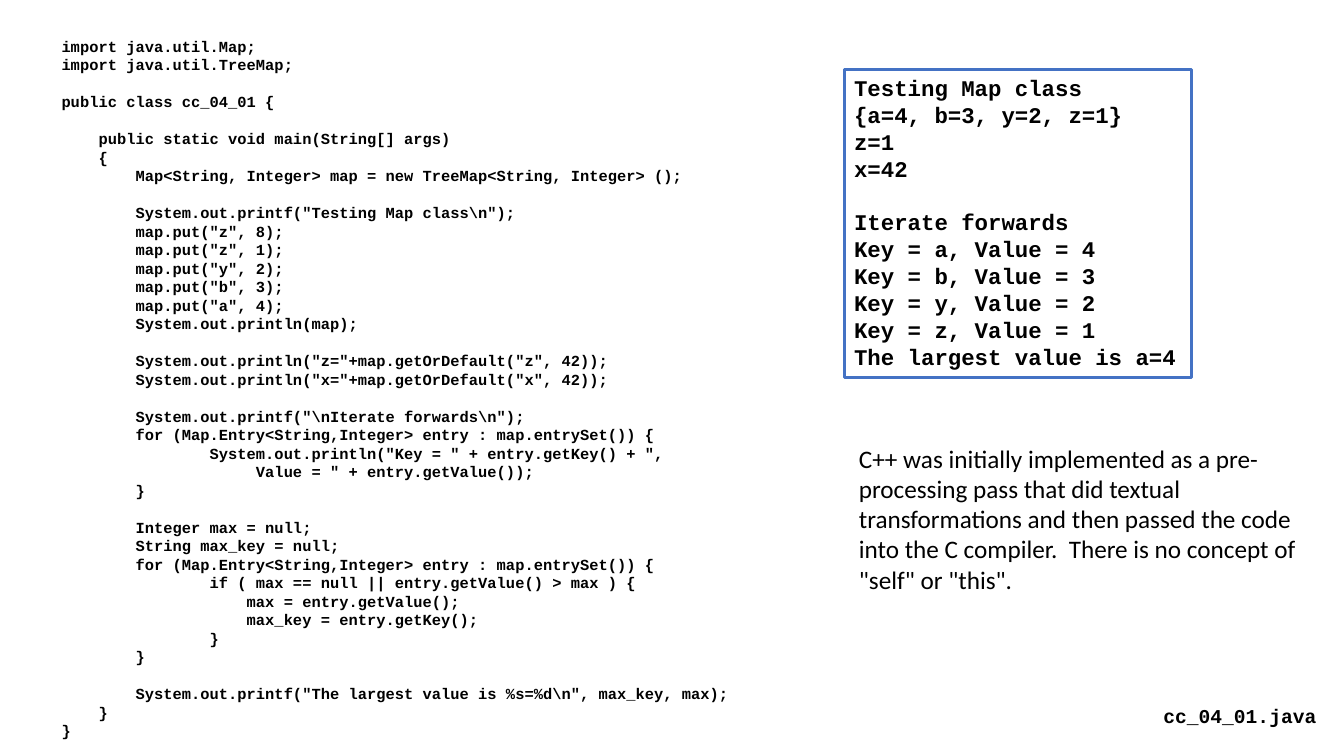
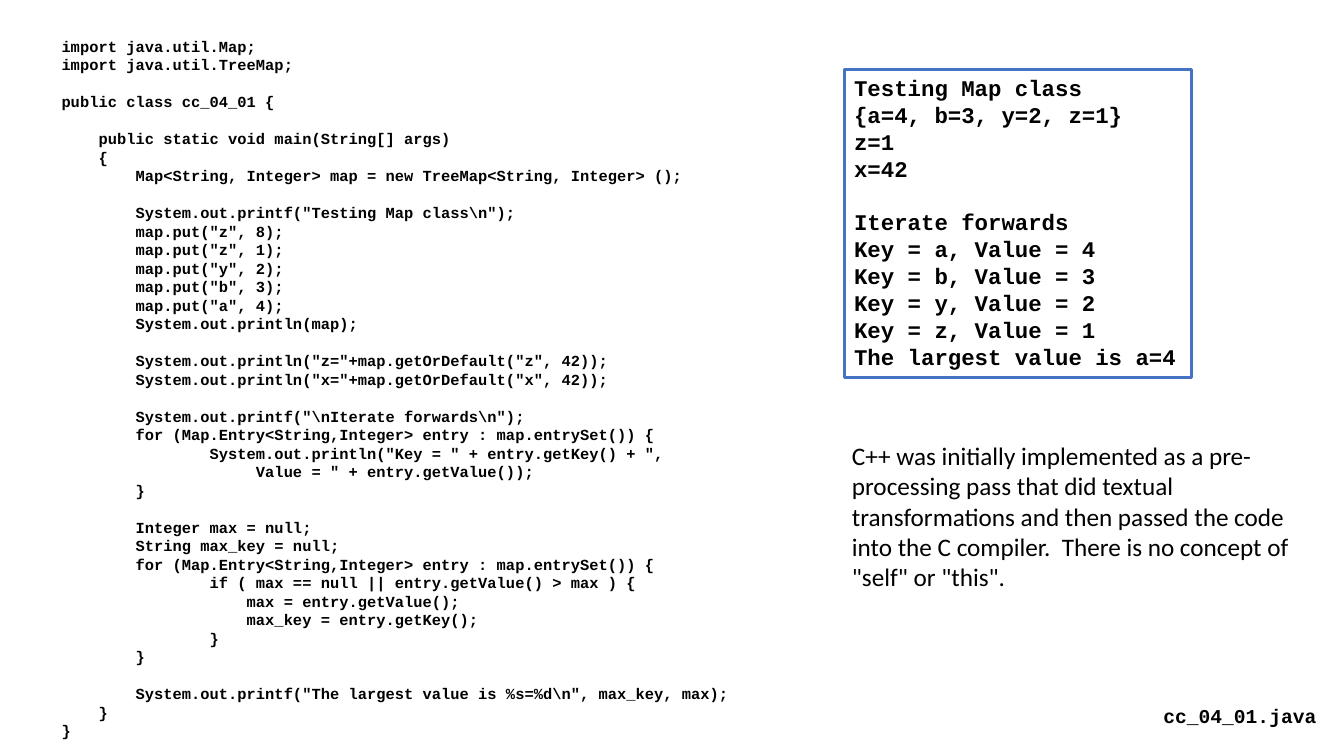
Before and after one commit to csev/cc4e, a slide deck: slide 5 of lectures/CC-04-Data-Structure.pptx (slide 4 before the commit). Drawn at 1344x756 pixels with LibreOffice and Linux fonts; fonts in the diff are those of the drawing. Boxes give left, top, right and bottom in pixels: in the first picture for what was removed or moved away, otherwise in the second. Text is boxed around its words. In the diff, an @@ line names an element or a change of style, - is before the commit and + after.

```diff
--- a/lectures/CC-04-Data-Structure.pptx
+++ b/lectures/CC-04-Data-Structure.pptx
@@ text "C++ was initially implemented as ..." moved from (x1=859, y1=450, x2=1295, y2=590) to (x1=852, y1=447, x2=1288, y2=587) @@
```
Also in this commit, not shown: 2 other slides changed, 14 slides added.
